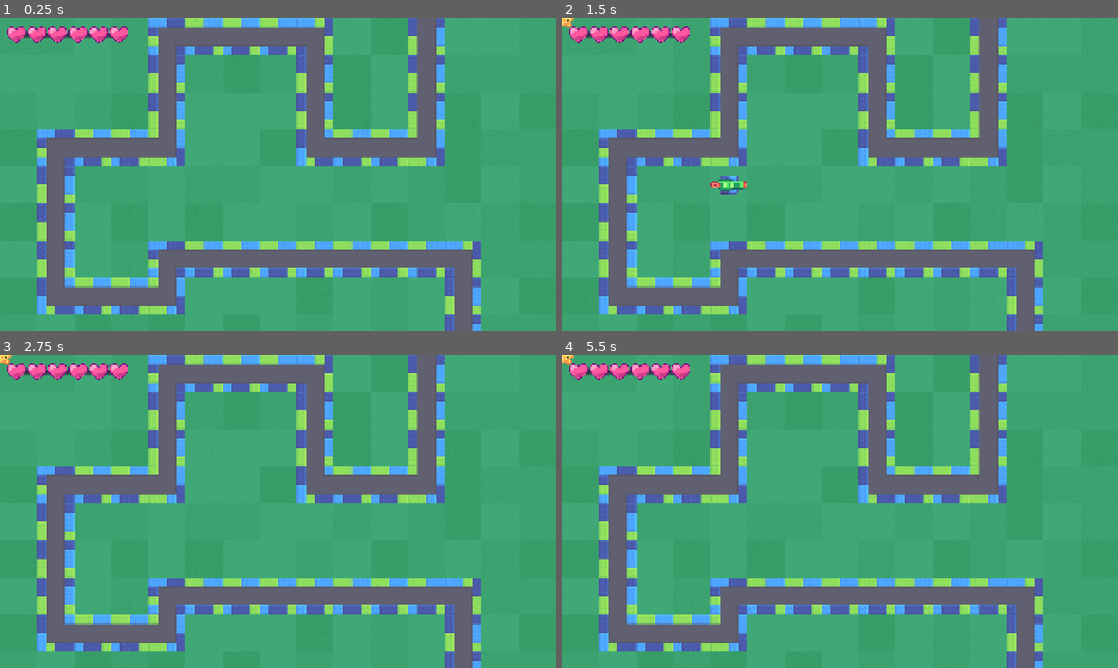
Above: before the commit, frames 1-4 (two rows, left to right).
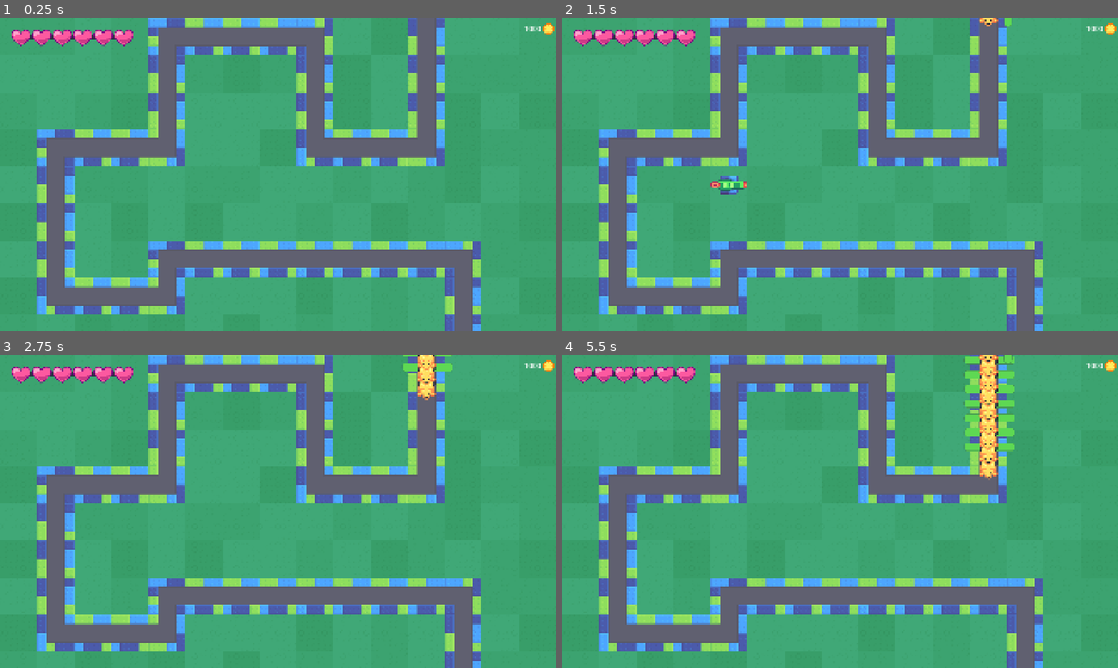
Above: after the commit, the same moments.

Repository: sand01man/TowerDefense
Game: Godot game, scene res://tower_defense.tscn
The game is run twice, just before and just after one commit, with the same random seed, the same clock (stepped at 60 frames per second) and the same inputs.
Inputs (mouse positions are in pixels of both pictures, inside the frame that each line leads up to):
- Up to frame 1 (0.25 s): no input
- Up to frame 2 (1.5 s): tap Enter at 0.5 s; move the mouse to (962, 158) at 0.52 s; hold Right mouse button (right_mouse_click) 0.53-1.28 s; move the mouse to (728, 190) at 1.27 s; click (728, 190) at 1.35 s
- Up to frame 3 (2.75 s): right-click (166, 527) at 1.55 s; move the mouse to (333, 442) at 2.02 s; hold Right mouse button (right_mouse_click) from 2.03 s (still down)
- Up to frame 4 (5.5 s): move the mouse to (812, 574) at 2.77 s; release Right mouse button (right_mouse_click) at 2.78 s; right-click (812, 574) at 2.85 s; move the mouse to (1006, 558) at 3.52 s; press the mouse at (1006, 558) at 3.53 s; right-click (1006, 558) at 3.8 s; move the mouse to (673, 464) at 4.27 s; release the mouse at (673, 464) at 4.28 s; right-click (673, 464) at 4.35 s; move the mouse to (867, 511) at 5.02 s; hold Right mouse button (right_mouse_click) from 5.03 s (still down)

The runs differ from the first frame. In frame 1, 1.1% of the frame differs, in the area x 1-100%, y 1-10%; in frame 2, 1.2%; in frame 3, 1.7%; in frame 4, 3.4%, in the area x 0-100%, y 0-40%.

Commit message:
module 12 L4 complete

Diff:
--- /dev/null
+++ b/coin_collector.gd
@@ -0,0 +1,13 @@
+extends Area2D
+
+
+# Called when the node enters the scene tree for the first time.
+func _ready() -> void:
+	area_entered.connect(func(area) -> void:
+		if area is Coin:
+			print("hi coin")
+			area.animate_to_ui())
+
+# Called every frame. 'delta' is the elapsed time since the previous frame.
+func _physics_process(delta: float) -> void:
+	self.global_position = get_global_mouse_position()
--- /dev/null
+++ b/coin_collector.tscn
@@ -0,0 +1,14 @@
+[gd_scene format=3 uid="uid://pvn4ds1etimc"]
+
+[ext_resource type="Script" uid="uid://b0pq3yij82aqx" path="res://coin_collector.gd" id="1_t7f7h"]
+
+[sub_resource type="CircleShape2D" id="CircleShape2D_8av0p"]
+radius = 38.19
+
+[node name="CoinCollector" type="Area2D" unique_id=1140122305]
+collision_layer = 4
+collision_mask = 4
+script = ExtResource("1_t7f7h")
+
+[node name="CollisionShape2D" type="CollisionShape2D" parent="." unique_id=1681540749]
+shape = SubResource("CircleShape2D_8av0p")
--- a/mob_spawner.gd
+++ b/mob_spawner.gd
@@ -4,7 +4,7 @@
 var mob_packed_scene = preload("res://mobs/mob.tscn")
 @onready var timer: Timer = %Timer
 @onready var winscreen: Control = %Winscreen
-@export var timer_wait_time := 2.0
+@export var mob_spawn_interval := 2.0
 @export var wave_amount : float = 10.0
 @export var wave_interval := 30.0
 var mobs_this_wave := 2
@@ -32,14 +32,13 @@
 		for i in mobs_this_wave + (waves_begun * 2):
 
 
-			await get_tree().create_timer(timer_wait_time).timeout
+			await get_tree().create_timer(mob_spawn_interval).timeout
 
 			var mob_path_follow := MobPathFollow.new()
 			_path.add_child(mob_path_follow)
 
 
 			var mob : Mob = mob_packed_scene.instantiate()
-			mob.speed = 1000
 			mob_path_follow.add_child(mob)
 			mob_path_follow.mob = mob
 	if _path.get_child_count() <= 0:
--- /dev/null
+++ b/mobs/coin.gd
@@ -0,0 +1,28 @@
+class_name Coin extends Area2D
+
+var tween: Tween = null
+
+func animate_to_ui() -> void:
+	if tween != null:
+		tween.kill()
+
+
+	set_deferred("monitorable", false)
+	var target_position = PlayerUI.get_coin_ui_position()
+	tween = create_tween()
+	tween.set_trans(Tween.TRANS_QUART).set_ease(Tween.EASE_OUT)
+	tween.tween_property(self, "global_position", target_position, 0.7)
+	tween.finished.connect(func () -> void:
+		PlayerUI.coins += 10
+		queue_free())
+func _ready() -> void:
+	var random_angle := randf_range(0.0, 2.0 * PI)
+	var jump_distance := randf_range(40.0, 80.0)
+	var target_global_position := Vector2.from_angle(random_angle) * jump_distance + global_position
+
+	tween = create_tween()
+	tween.set_trans(Tween.TRANS_QUART).set_ease(Tween.EASE_OUT)
+
+	tween.tween_property(
+		self, "global_position", target_global_position, 0.5
+		)
--- /dev/null
+++ b/mobs/coin.tscn
@@ -0,0 +1,19 @@
+[gd_scene format=3 uid="uid://dwb7ts6e8ri6r"]
+
+[ext_resource type="Texture2D" uid="uid://cgaxlo44jh6vm" path="res://mobs/coin.png" id="1_iojul"]
+[ext_resource type="Script" uid="uid://cpoy5yx1n7ehw" path="res://mobs/coin.gd" id="1_jh7kb"]
+
+[sub_resource type="CircleShape2D" id="CircleShape2D_jh7kb"]
+radius = 15.033297
+
+[node name="Coin" type="Area2D" unique_id=2035251954]
+collision_layer = 4
+collision_mask = 0
+script = ExtResource("1_jh7kb")
+
+[node name="Sprite2D" type="Sprite2D" parent="." unique_id=1714276867]
+scale = Vector2(0.25, 0.25)
+texture = ExtResource("1_iojul")
+
+[node name="CollisionShape2D" type="CollisionShape2D" parent="." unique_id=21407706]
+shape = SubResource("CircleShape2D_jh7kb")
--- a/mobs/mob.gd
+++ b/mobs/mob.gd
@@ -2,6 +2,8 @@
 @onready var sprite_2d: Sprite2D = %Sprite2D
 
 @onready var _bar_pivot: Node2D = %BarPivot
+var alive: bool = true
+static var call_count = 0
 
 @export var speed := 100.0
 @export var health := 100:
@@ -9,7 +11,7 @@
 var tween: Tween = null
 var tweens_running := 0
 @onready var _health_bar: ProgressBar = %HealthBar
-
+@export var coins := 1
 
 func set_health(new_health: int) -> void:
 	health = maxi(0, new_health)
@@ -28,17 +30,26 @@
 			tweens_running += 1
 
 	if health <= 0:
-		_die()
+		if alive == true:
+			_die(true)
+		alive = false
+		alive = false
+		alive = false
+		alive = false
 
 func take_damage(damage) -> void:
 	health -= damage
 
-func _die() -> void:
+func _die(was_killed) -> void:
+	alive = false
+	call_count += 1
+	print("i was called " + str(call_count))
+	if was_killed:
+		for current_index: int in coins:
+			var coin: Node2D = preload("coin.tscn").instantiate()
+			get_tree().current_scene.add_child.call_deferred(coin)
+			coin.global_position = global_position
 	queue_free()
 
 func _physics_process(delta: float) -> void:
 	_bar_pivot.global_rotation = 0.0
-	var last_global_rotation := 0.0
-	var target_rotation = get_parent().global_rotation
-	last_global_rotation = lerp_angle(last_global_rotation, target_rotation, delta * 6.0)
-	sprite_2d.global_rotation = last_global_rotation
--- a/player_ui.gd
+++ b/player_ui.gd
@@ -1,14 +1,16 @@
 extends Control
 @onready var h_box_container: HBoxContainer = %HBoxContainer
+@onready var coin_icon_2: TextureRect = %CoinIcon
+@onready var _coin_label: Label = %CoinLabel
+@onready var marker_2d: Marker2D = $HBoxContainer/CoinIcon/Marker2D
 
 signal health_depleted
 
 var health := 6: set = set_health
+var coins := 0  : set = set_coins
+
 # Called when the node enters the scene tree for the first time.
 func _ready() -> void:
-
-	print("heyo")
-
 	PlayerUI.health_depleted.connect(
 		func() -> void:
 			get_tree().reload_current_scene.call_deferred()
@@ -16,11 +18,13 @@
 			PlayerUI.health = 6
 			for i in h_box_container.get_children():
 				i.visible = true
+
 	)
 
-# Called every frame. 'delta' is the elapsedn     time since the previous frame.
-func _process(delta: float) -> void:
-	pass
+func get_coin_ui_position() -> Vector2:
+	var coin_destination = marker_2d.global_position
+	return coin_destination
+
 
 func set_health(new_health) -> void:
 
@@ -31,3 +35,7 @@
 			current_heart.visible = health > current_heart.get_index()
 	if health == 0:
 		health_depleted.emit()
+func set_coins(new_coins : int) -> void:
+	coins = maxi(0, new_coins)
+	if _coin_label != null:
+		_coin_label.text = str(coins)
--- a/player_ui.tscn
+++ b/player_ui.tscn
@@ -3,6 +3,10 @@
 [ext_resource type="Script" uid="uid://p6g57c0ep748" path="res://player_ui.gd" id="1_654h1"]
 [ext_resource type="Texture2D" uid="uid://cr7d6dy88ohwf" path="res://ui/health_bar_background.png" id="2_pc08v"]
 [ext_resource type="Texture2D" uid="uid://ofew82gbqai4" path="res://ui/heart.png" id="3_tybkg"]
+[ext_resource type="Texture2D" uid="uid://cgaxlo44jh6vm" path="res://mobs/coin.png" id="4_pc08v"]
+
+[sub_resource type="Theme" id="Theme_pc08v"]
+HBoxContainer/constants/separation = 6
 
 [node name="PlayerUI" type="Control" unique_id=1961641108]
 z_index = 100
@@ -10,10 +14,10 @@
 anchors_preset = 15
 anchor_right = 1.0
 anchor_bottom = 1.0
-offset_left = -18.0
-offset_top = -11.0
-offset_right = -18.0
-offset_bottom = -11.0
+offset_left = -2.0
+offset_top = -1.0
+offset_right = -2.0
+offset_bottom = -1.0
 grow_horizontal = 2
 grow_vertical = 2
 mouse_filter = 2
@@ -73,3 +77,28 @@
 layout_mode = 2
 mouse_filter = 2
 texture = ExtResource("3_tybkg")
+
+[node name="HBoxContainer" type="HBoxContainer" parent="." unique_id=1184444958]
+layout_mode = 0
+offset_left = 1813.0
+offset_top = 19.0
+offset_right = 1912.0
+offset_bottom = 59.0
+theme = SubResource("Theme_pc08v")
+
+[node name="CoinLabel" type="Label" parent="HBoxContainer" unique_id=1496903901]
+unique_name_in_owner = true
+layout_mode = 2
+theme_override_font_sizes/font_size = 25
+text = "1000"
+
+[node name="CoinIcon" type="TextureRect" parent="HBoxContainer" unique_id=43149921]
+unique_name_in_owner = true
+custom_minimum_size = Vector2(40, 40)
+layout_mode = 2
+texture = ExtResource("4_pc08v")
+expand_mode = 1
+stretch_mode = 5
+
+[node name="Marker2D" type="Marker2D" parent="HBoxContainer/CoinIcon" unique_id=160715106]
+position = Vector2(10, 21)
--- a/road.gd
+++ b/road.gd
@@ -14,8 +14,7 @@
 		var current_cell_index := _calculate_index(current_cell)
 		astar_2d.add_point(current_cell_index, current_cell)
 
-func _calculate_index(cell_coordinates: Vector2i) -> int:
-	return cell_coordinates.x + (cell_coordinates.y * map_size.x) + 10_000
+
 # Called when the node enters the scene tree for the first time.
 	for current_cell: Vector2i in road_tiles:
 		for current_neighbor: Vector2i in [Vector2i.UP, Vector2i.RIGHT, Vector2i.DOWN, Vector2i.LEFT]:
@@ -40,3 +39,5 @@
 		for current_cell in cell_coordinates:
 			world_coordinates.append(map_to_local(current_cell))
 		return world_coordinates
+func _calculate_index(cell_coordinates: Vector2i) -> int:
+	return cell_coordinates.x + (cell_coordinates.y * map_size.x) + 10_000
--- a/simple_rocket.gd
+++ b/simple_rocket.gd
@@ -28,6 +28,6 @@
 	monitorable = false
 
 func WE_ENTERED_A_AREA(area) -> void:
-	if area is Mob:
+	if area is Mob and area.alive == true:
 		area.take_damage(damage)
 		explode()
--- a/tower_defense.gd
+++ b/tower_defense.gd
@@ -33,7 +33,6 @@
 	if event.is_action_pressed("right_mouse_click"):
 		var mouse_position  = grass.local_to_map(get_global_mouse_position())
 		if _game_board.has(mouse_position):
-			print("we have this mouse_position")
 			if is_instance_valid(_game_board[mouse_position]):
 				_game_board[mouse_position].queue_free()
 				_game_board.erase(mouse_position)
@@ -44,11 +43,7 @@
 func _place_turret(creation_position : Vector2i) -> void:
 	#creation_position and mouse_position mean the same thing with the current code
 	var turret : Turret = Turret.new()
-	print(creation_position)
-	print(grass.local_to_map(creation_position))
 	turret.position = grass.map_to_local(creation_position)
-	print(turret.position)
-	print(grass.local_to_map(turret.position))
 	#this adds the mouse_positon to the _game_board dictionary, AS A LOCAL POSITION
 	_game_board.get_or_add(creation_position, turret)
 	add_child(turret)
--- a/tower_defense.tscn
+++ b/tower_defense.tscn
@@ -4,6 +4,7 @@
 [ext_resource type="Script" uid="uid://dth5oftiogoyh" path="res://tower_defense.gd" id="1_l7pho"]
 [ext_resource type="Script" uid="uid://b3gyne728wpef" path="res://mob_spawner.gd" id="2_l7pho"]
 [ext_resource type="Script" uid="uid://egjy4xt62lpf" path="res://road.gd" id="3_rqaol"]
+[ext_resource type="PackedScene" uid="uid://pvn4ds1etimc" path="res://coin_collector.tscn" id="6_4xjh4"]
 [ext_resource type="PackedScene" uid="uid://boink4jjwtbi1" path="res://winscreen.tscn" id="8_6t0jg"]
 
 [sub_resource type="RectangleShape2D" id="RectangleShape2D_pdqjs"]
@@ -21,10 +22,11 @@
 collision_enabled = false
 
 [node name="MobSpawner" type="Node2D" parent="." unique_id=436837330]
-position = Vector2(1472, -322)
+position = Vector2(1469, -45)
 script = ExtResource("2_l7pho")
-timer_wait_time = 0.5
-wave_interval = 1.0
+mob_spawn_interval = 1.0
+wave_amount = 1000.0
+wave_interval = 0.5
 
 [node name="Timer" type="Timer" parent="MobSpawner" unique_id=497988311]
 unique_name_in_owner = true
@@ -40,11 +42,14 @@
 
 [node name="PlayerHurtBox" type="Area2D" parent="." unique_id=955087034]
 unique_name_in_owner = true
+position = Vector2(1603, 1218)
 
 [node name="CollisionShape2D" type="CollisionShape2D" parent="PlayerHurtBox" unique_id=1640049159]
-position = Vector2(1598, 1270)
 shape = SubResource("RectangleShape2D_pdqjs")
 
 [node name="Winscreen" parent="." unique_id=1027528635 instance=ExtResource("8_6t0jg")]
 unique_name_in_owner = true
 visible = false
+
+[node name="CoinCollector" parent="." unique_id=1140122305 instance=ExtResource("6_4xjh4")]
+position = Vector2(-209, -219)
Not shown, added: coin_collector.gd.uid
Not shown, added: mobs/coin.gd.uid
